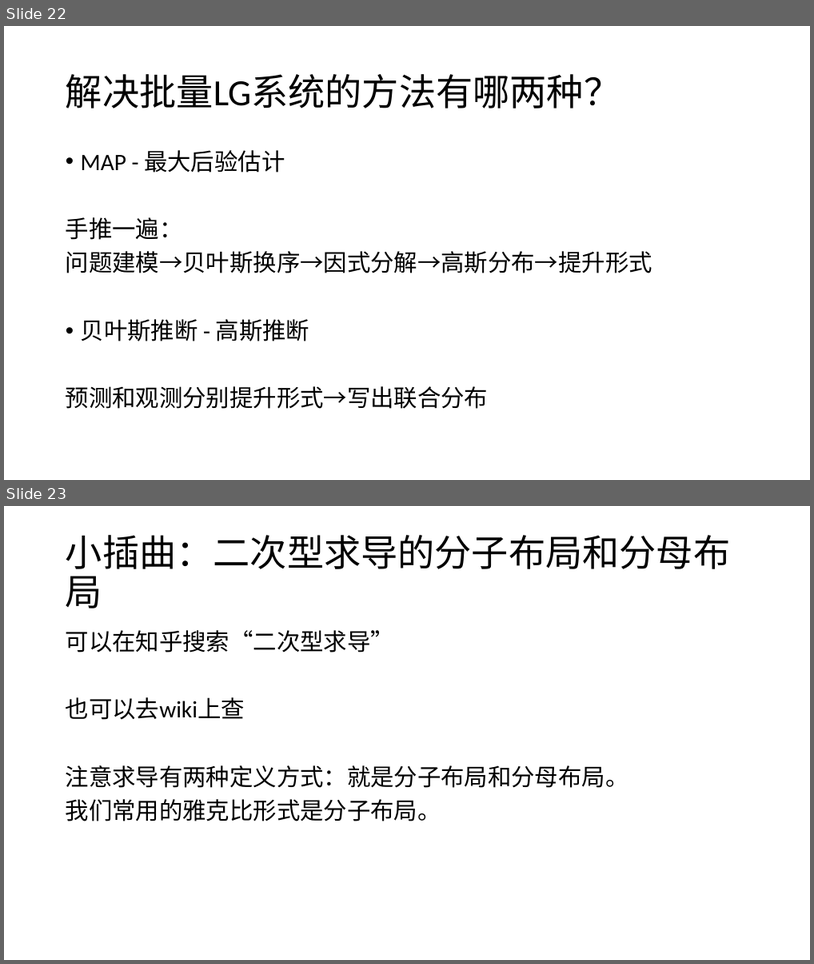
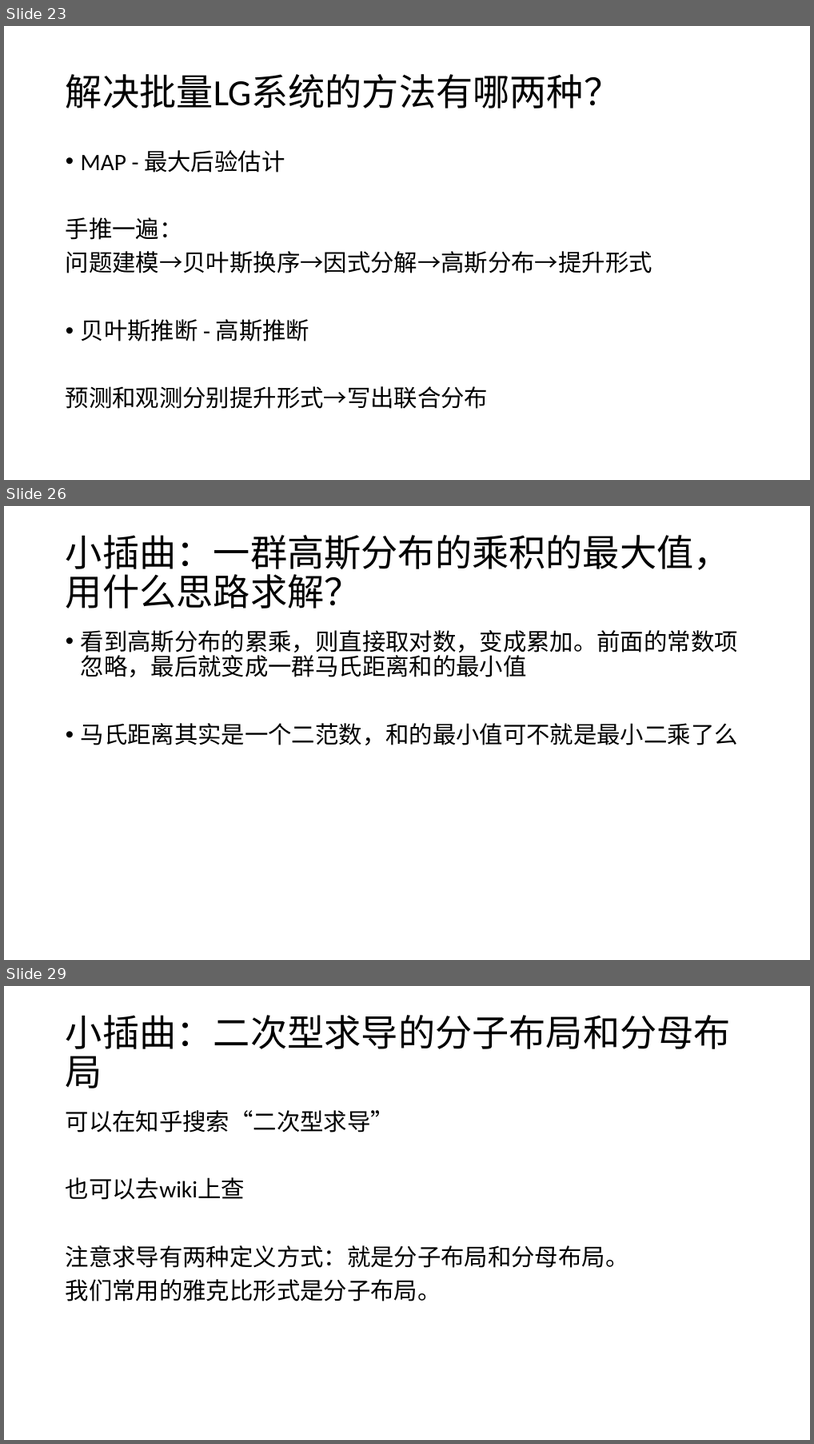
Before and after one commit to CR7dongfeng/State-Estimation, a slide deck: 问题检索清单.pptx. Shown one above the other, each under a label of ours: slides 22 and 23 before the commit, slides 23, 26 and 29 after it; the slides between them are not shown. The pictures are 814x964 and 814x1444 pixels, drawn with LibreOffice and Linux fonts; fonts in the diff are those of the drawing. Boxes give left, top, right and bottom in pixels: in the first picture for what was removed or moved away, otherwise in the second. Text is boxed around its words. In the diff, an @@ line names an element or a change of style, - is before the commit and + after.

```diff
--- a/问题检索清单.pptx
+++ b/问题检索清单.pptx
@@ slide 26 added at <box>4,506,810,960</box>, background #FFFFFF @@
@@ title added at <box>66,535,731,608</box>, 44 pt, text #000000 @@
+小插曲：一群高斯分布的乘积的最大值，用什么思路求解？
@@ text added at <box>81,630,738,745</box>, 28 pt, text #000000 @@
+• 看到高斯分布的累乘，则直接取对数，变成累加。前面的常数项忽略，最后就变成一群马氏距离和的最小值
+• 马氏距离其实是一个二范数，和的最小值可不就是最小二乘了么
@@ what was slide 22 is now slide 23 @@
@@ what was slide 23 is now slide 29 @@
```
Also in this commit, not shown: 5 slides changed, 5 other slides added.
